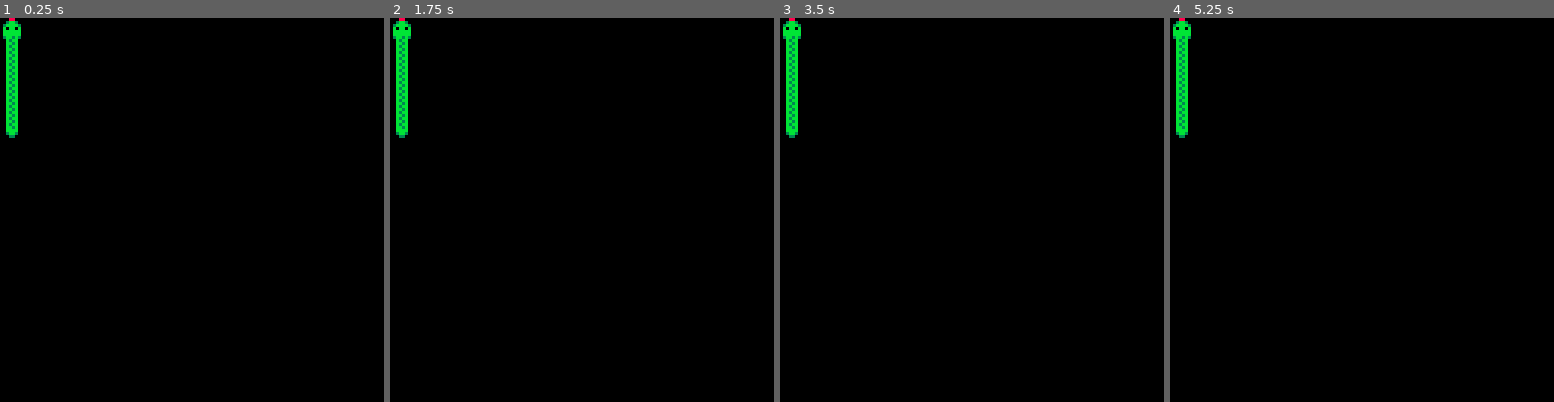
Above: before the commit, frames 1-4 (left to right).
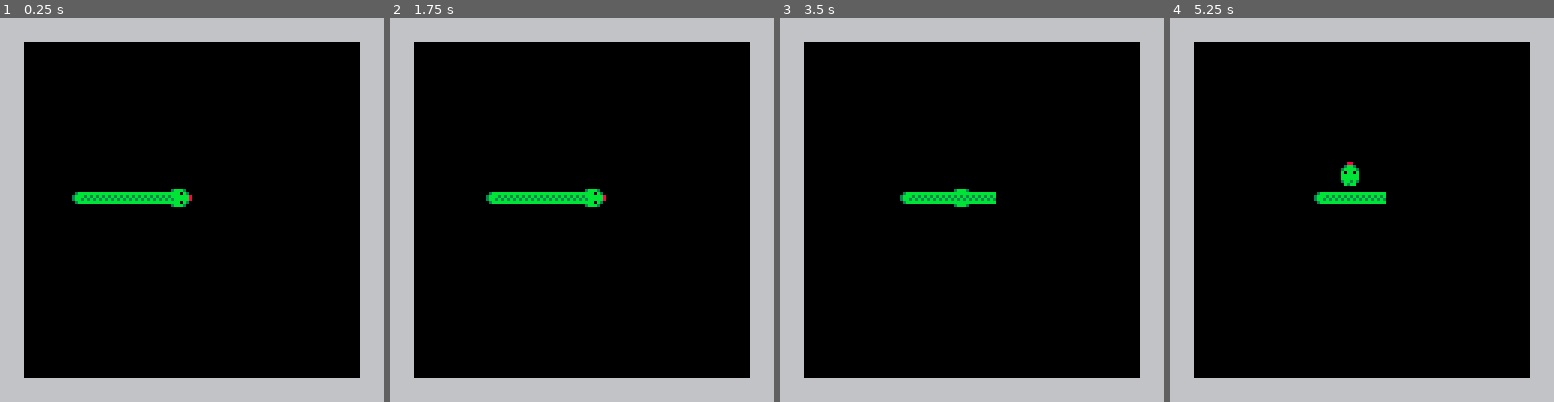
Above: after the commit, the same moments.

Repository: songbirdgamedev/scream-jam-2025
Game: PICO-8 cartridge snake.p8
The game is run twice, just before and just after one commit, with the same random seed, the same clock (stepped at 60 frames per second) and the same inputs.
Inputs:
- Up to frame 1 (0.25 s): no input
- Up to frame 2 (1.75 s): hold Right from 1.6 s (still down)
- Up to frame 3 (3.5 s): release Right at 2.1 s; hold Up 2.15-2.42 s; hold Right 2.47-3.03 s; hold Left from 3.08 s (still down)
- Up to frame 4 (5.25 s): release Left at 3.58 s; hold Down 3.63-3.97 s; hold Right 4.02-4.68 s; hold Up 4.73-5.03 s; hold Left from 5.08 s (still down)

The runs differ from the first frame. In frame 1, 24% of the frame differs, in the area x 0-100%, y 0-100%; in frame 2, 24%; in frame 3, 24%; in frame 4, 24%.

Commit message:
Add border and snake movement

Diff:
--- a/snake.p8
+++ b/snake.p8
@@ -19,6 +19,7 @@
 
 function _draw()
 	cls()
+	draw_border()
 	draw_snake()
 	draw_food()
 end
@@ -27,44 +28,82 @@
 --snake
 
 function init_snake()
-	snake = {
-		x = 0,
-		y = 0,
-		dx = 0,
-		dy = 0,
+	sprites = {
 		head = 1,
 		body = 9,
-		tail = 31
+		bend = 13,
+		fbody = 21,
+		fbend = 25,
+		tail = 37
 	}
 
+	snake = {
+		x = 7 * tile_size,
+		y = 7 * tile_size,
+		dx = 1,
+		dy = 0,
+		dir = 1
+	}
+
 	head = make_segment(
-		snake.head,
+		sprites.head,
+		snake.dir,
 		snake.x,
 		snake.y
 	)
 
-	for i = 1, 3 do
+	for i = 3, 1, -1 do
 		body:enqueue(make_segment(
-			snake.body,
-			snake.x,
-			snake.y + i * tile_size
+			sprites.body,
+			snake.dir,
+			snake.x - i * tile_size,
+			snake.y
 		))
 	end
 
 	tail = make_segment(
-		snake.tail,
-		snake.x,
-		snake.y + 4 * tile_size
-	)
+		sprites.tail,
+		snake.dir,
+		snake.x - 4 * tile_size,
+		snake.y
+	)
+
+	tick = 0
+	rate = 0.02
 end
 
 function update_snake()
+	if btn(⬆️) then
+		snake.dx = 0
+		snake.dy = -1
+		snake.dir = 0
+	elseif btn(➡️) then
+		snake.dx = 1
+		snake.dy = 0
+		snake.dir = 1
+	elseif btn(⬇️) then
+		snake.dx = 0
+		snake.dy = 1
+		snake.dir = 2
+	elseif btn(⬅️) then
+		snake.dx = -1
+		snake.dy = 0
+		snake.dir = 3
+	end
+
+	tick += rate
+	if tick >= 1 then
+		snake.x += snake.dx * tile_size
+		snake.y += snake.dy * tile_size
+		update_segments()
+		tick = 0
+	end
 end
 
 function draw_snake()
 	--draw head
 	spr(
-		head.sprite,
+		head.type + head.dir,
 		head.x,
 		head.y
 	)
@@ -72,7 +111,7 @@
 	--draw body segments
 	for i = body.first, body.last do
 		spr(
-			body[i].sprite,
+			body[i].type + body[i].dir,
 			body[i].x,
 			body[i].y
 		)
@@ -80,18 +119,34 @@
 
 	--draw tail
 	spr(
-		tail.sprite,
+		tail.type + tail.dir,
 		tail.x,
 		tail.y
 	)
 end
 
-function make_segment(sprite, x, y)
+function make_segment(type, dir, x, y)
 	return {
-		sprite = sprite,
+		type = type,
+		dir = dir,
 		x = x,
 		y = y
 	}
+end
+
+function update_segments()
+	tail = body:dequeue()
+	tail.type = sprites.tail
+
+	body:enqueue(head)
+	body[body.last].type = sprites.body
+
+	head = make_segment(
+		sprites.head,
+		snake.dir,
+		snake.x,
+		snake.y
+	)
 end
 
 -->8
@@ -134,28 +189,38 @@
 function draw_food()
 end
 
-…(25 lines of a section not shown)…
+-->8
+--border
+
+function draw_border()
+	rrectfill(0, 0, 128, tile_size, 0, 6)
+	rrectfill(0, 0, tile_size, 128, 0, 6)
+	rrectfill(0, 128 - tile_size, 128, tile_size, 0, 6)
+	rrectfill(128 - tile_size, 0, tile_size, 128, 0, 6)
+end
+…(26 lines of a section not shown)…
Not shown, changed: 24 lines of the sprite sheet (__gfx__) section of snake.p8
